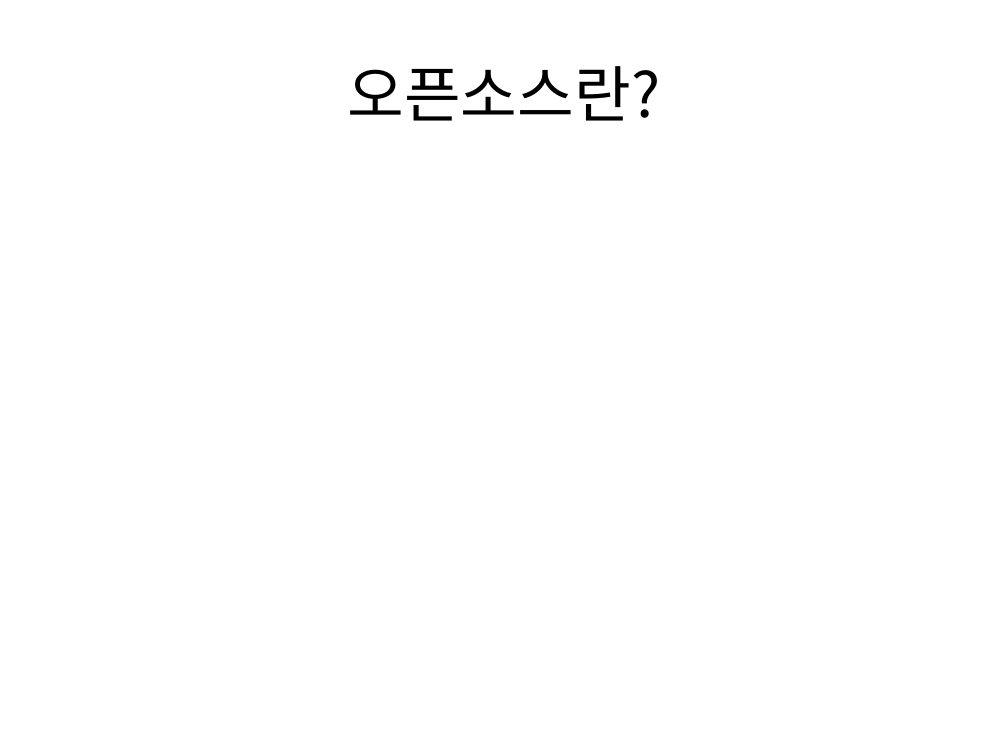
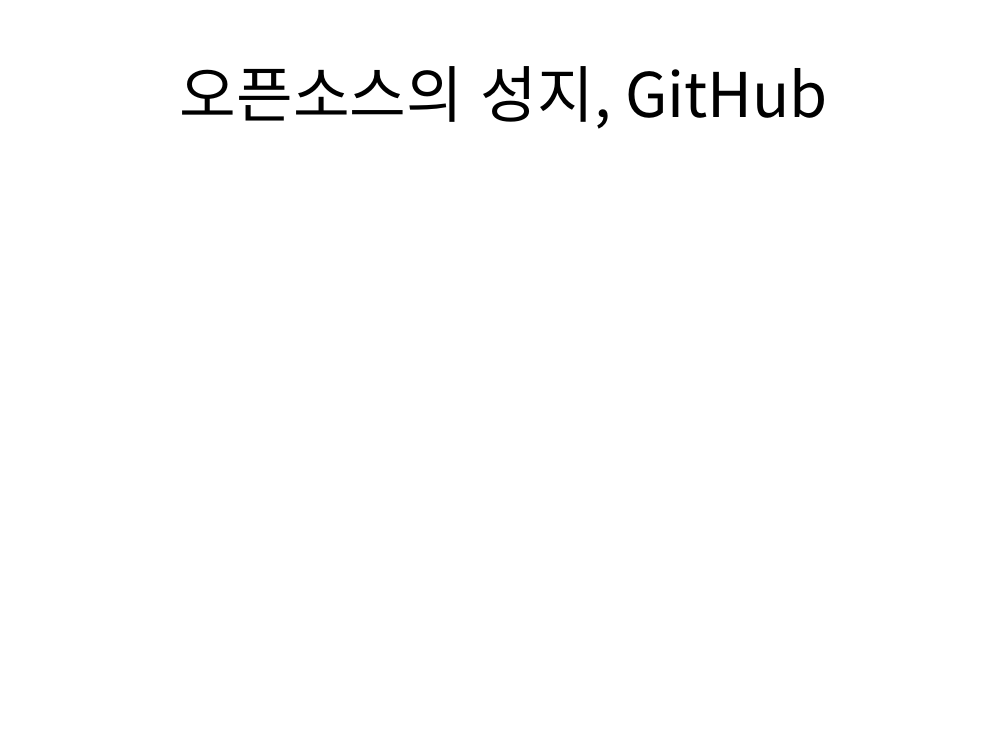
Before and after one commit to Kyungbin/School_Report, a slide deck: slide 8 of OpenSource.pptx (slide 3 before the commit). Drawn at 1008x756 pixels with LibreOffice and Linux fonts; fonts in the diff are those of the drawing. Boxes give left, top, right and bottom in pixels: in the first picture for what was removed or moved away, otherwise in the second. Text is boxed around its words. In the diff, an @@ line names an element or a change of style, - is before the commit and + after.

```diff
--- a/OpenSource.pptx
+++ b/OpenSource.pptx
@@ title at (x1=180, y1=66, x2=828, y2=129): text changed @@
-오픈소스란?
+오픈소스의 성지, GitHub
```
Also in this commit, not shown: 1 other slide changed, 5 slides added, 3 slides removed.
